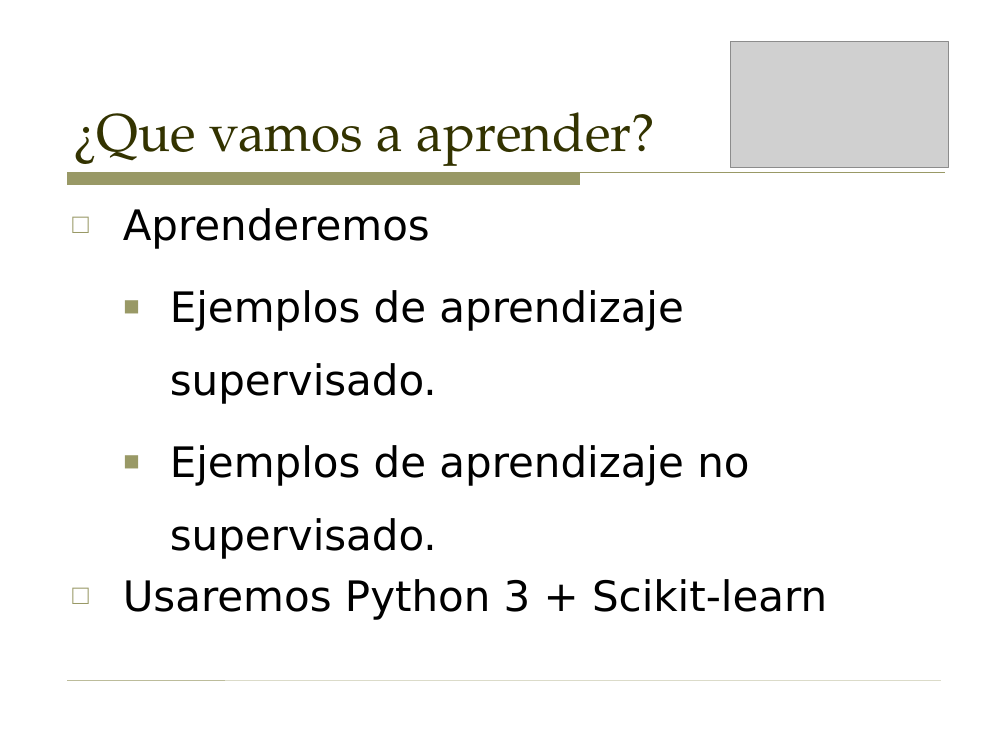
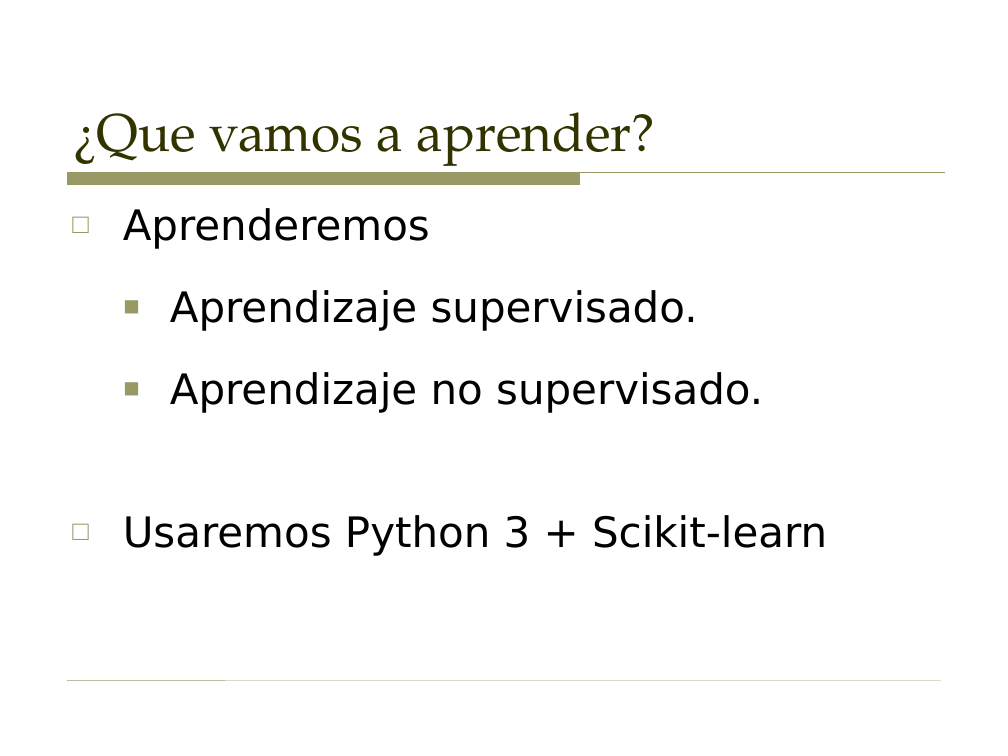
Before and after one commit to sergarb1/TallerAprendizajeAutomaticoPython, a slide deck: slide 4 of Taller - Introduccion al aprendizaje automatico (Supervisado y no supervisado).odp (slide 3 before the commit). Drawn at 1008x756 pixels with LibreOffice and Linux fonts; fonts in the diff are those of the drawing; grey boxes stand for pictures. Boxes give left, top, right and bottom in pixels: in the first picture for what was removed or moved away, otherwise in the second. Text is boxed around its words. In the diff, an @@ line names an element or a change of style, - is before the commit and + after.

```diff
--- a/Taller - Introduccion al aprendizaje automatico (Supervisado y no supervisado).odp
+++ b/Taller - Introduccion al aprendizaje automatico (Supervisado y no supervisado).odp
@@ picture removed at [730,41,949,167] @@
@@ text at [170,290,763,413]: text changed @@
-  ■ Ejemplos de aprendizaje supervisado.
-  ■ Ejemplos de aprendizaje no supervisado.
+  ■ Aprendizaje supervisado.
+  ■ Aprendizaje no supervisado.
```
Also in this commit, not shown: 19 other slides changed, 16 slides added, 1 other file.
